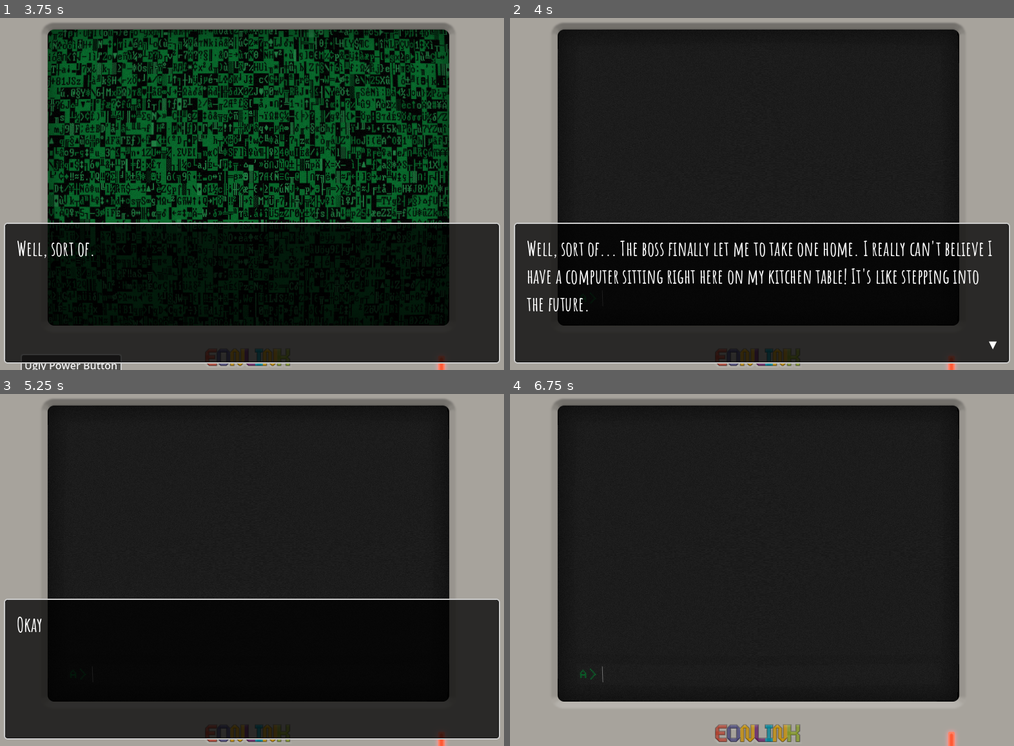
Above: before the commit, frames 1-4 (two rows, left to right).
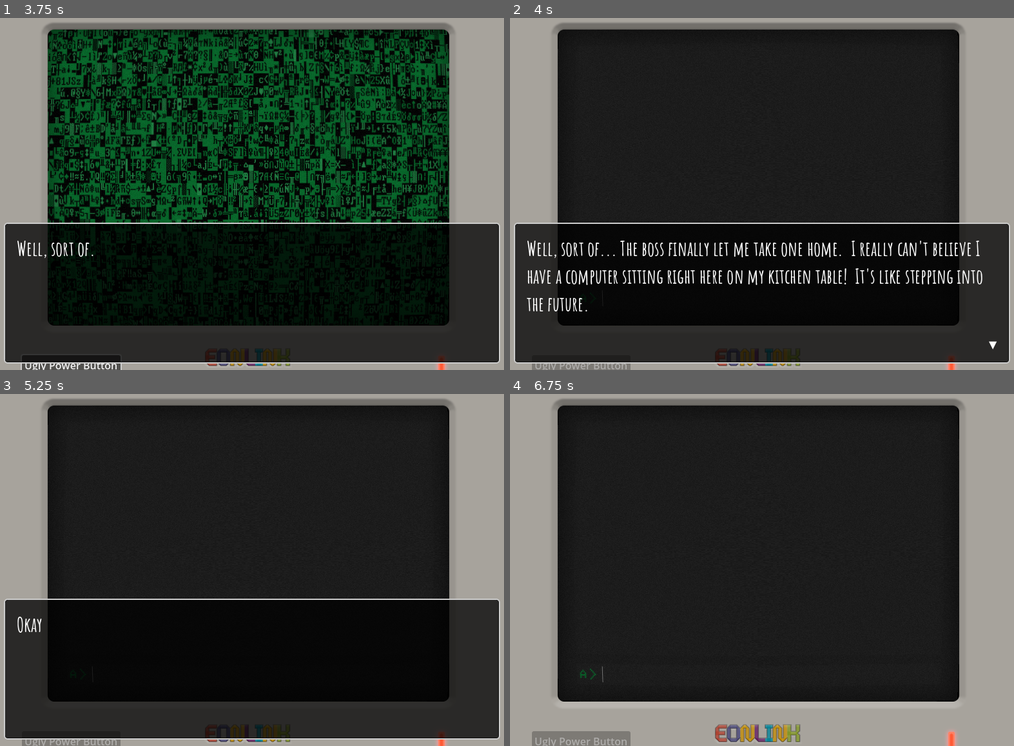
Above: after the commit, the same moments.

Repository: the-archbishop/temporal_ties
Game: Godot game, scene res://Assets/Scenes/intro.tscn
Same seed, same stepped clock (60 frames per second), same inputs: the game is played once before the commit and once after it.
Inputs (mouse positions are in pixels of both pictures, inside the frame that each line leads up to):
- Up to frame 1 (3.75 s): click "Ugly Power Button" at 0.5 s; click "Ugly Power Button" at 1.25 s; click "Ugly Power Button" at 2 s; tap Enter (ui_accept) at 2.75, 3.02 s
- Up to frame 2 (4 s): tap Enter (ui_accept) at 3.77 s
- Up to frame 3 (5.25 s): click (262, 675) at 4.27 s; type "12" at 4.35 s; tap Enter (ui_accept) at 5 s
- Up to frame 4 (6.75 s): tap Enter (ui_accept) at 6.02, 6.5 s

Frame 1 is identical in both runs. In frame 2, 2.0% of the frame differs, in the area x 4-96%, y 63-100%; in frame 3, 0.2%; in frame 4, 0.7%.
Error in both runs: Invalid type in function 'set_text' in base 'VBoxContainer (InputResponse.gd)'. Cannot convert argument 2 from Nil to String. (res://Assets/Scripts/Main.gd:19)

Commit message:
fixed spelling error

Diff:
--- a/Assets/Scenes/intro.tscn
+++ b/Assets/Scenes/intro.tscn
@@ -25,7 +25,7 @@
 layout_mode = 0
 offset_left = 43.0
 offset_top = 577.0
-offset_right = 100.0
+offset_right = 196.0
 offset_bottom = 608.0
 text = "Ugly Power Button"
 
--- a/Assets/Scenes/main.tscn
+++ b/Assets/Scenes/main.tscn
@@ -138,5 +138,14 @@
 color = Color(0.105882, 0.105882, 0.105882, 1)
 metadata/_edit_lock_ = true
 
+[node name="Button" type="Button" parent="."]
+z_index = 1002
+offset_left = 43.0
+offset_top = 577.0
+offset_right = 100.0
+offset_bottom = 608.0
+disabled = true
+text = "Ugly Power Button"
+
 [connection signal="text_submitted" from="GameContainer/MarginContainer/Rows/InputArea/HBoxContainer/Input" to="." method="_on_input_text_submitted"]
 [connection signal="text_submitted" from="GameContainer/MarginContainer/Rows/InputArea/HBoxContainer/Input" to="GameContainer/MarginContainer/Rows/InputArea/HBoxContainer/Input" method="_on_text_submitted"]
--- a/Assets/Scripts/Intro.gd
+++ b/Assets/Scripts/Intro.gd
@@ -16,7 +16,7 @@
 	var dialog_box  = INNER_DIALOG_BOX.instantiate()
 	get_parent().add_child(dialog_box)
 	dialog_box.queue_text("Alright! Here it is - my very own computer!")
-	dialog_box.queue_text("Well, sort of... The boss finally let me to take one home. I really can't believe I have a computer sitting right here on my kitchen table! It's like stepping into the future.")
+	dialog_box.queue_text("Well, sort of... The boss finally let me take one home.  I really can't believe I have a computer sitting right here on my kitchen table!  It's like stepping into the future.")
 	dialog_box.queue_text("Okay, deep breath. Let's fire this baby up!")
 	dialog_box.display_text()
 
